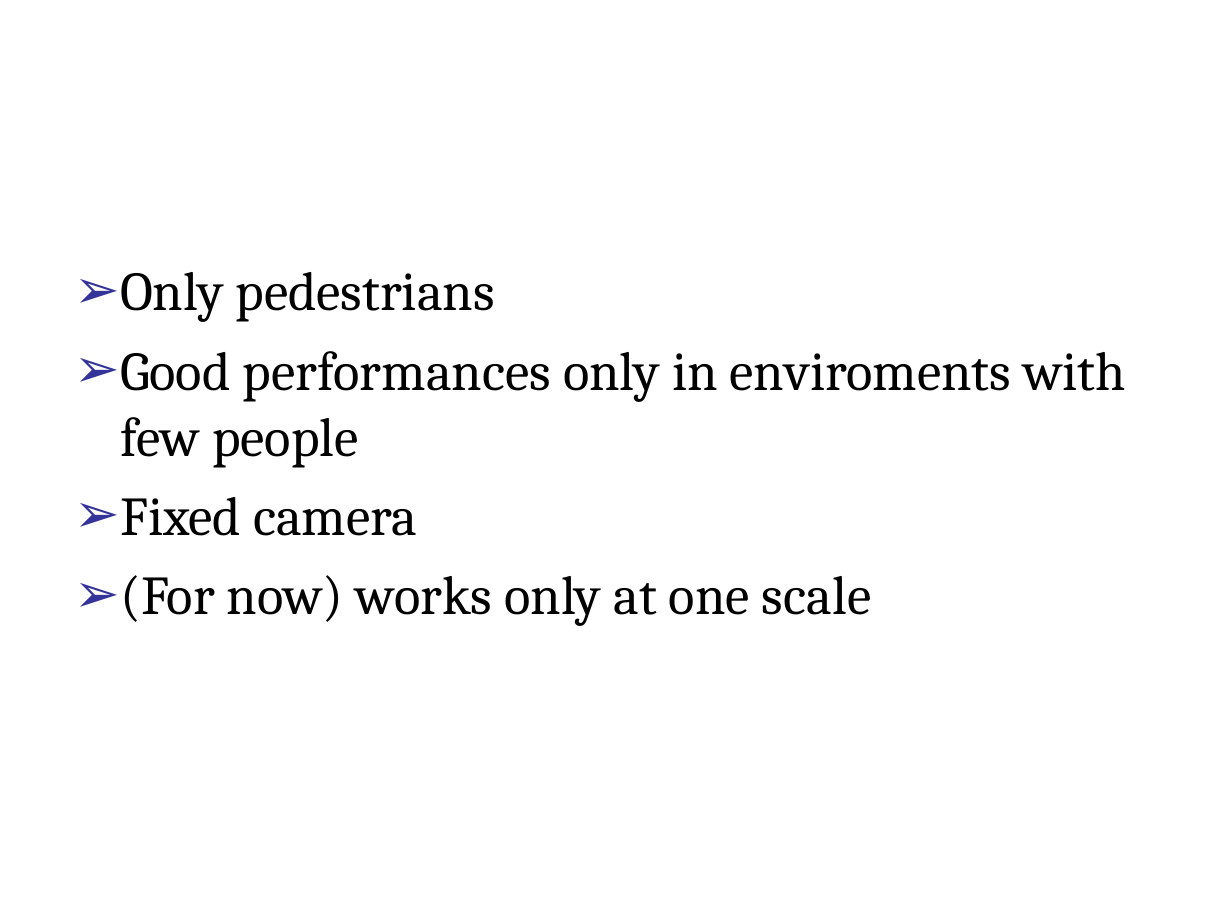
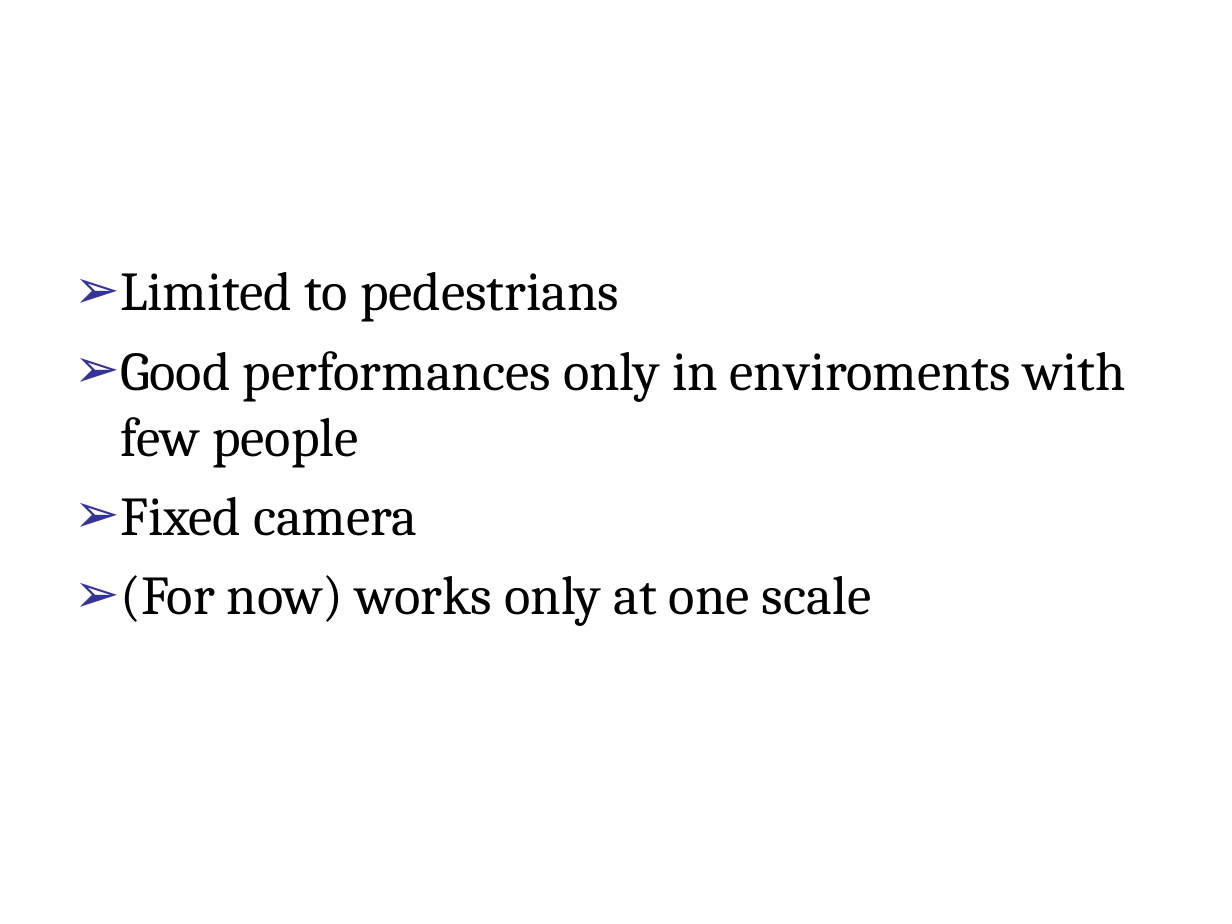
Before and after one commit to Daguerreo/ppd, a slide deck: slide 3 of presentazione/2394.ppt. Drawn at 1232x924 pixels with LibreOffice and Linux fonts; fonts in the diff are those of the drawing; background and template pictures are left out. Boxes give left, top, right and bottom in pixels: in the first picture for what was removed or moved away, otherwise in the second. Text is boxed around its words. In the diff, an @@ line names an element or a change of style, - is before the commit and + after.

```diff
--- a/presentazione/2394.ppt
+++ b/presentazione/2394.ppt
@@ text at [120,272,619,322]: text changed @@
-➢ Only pedestrians
+➢ Limited to pedestrians
```
Also in this commit, not shown: 4 other slides changed, 1 slide added.
